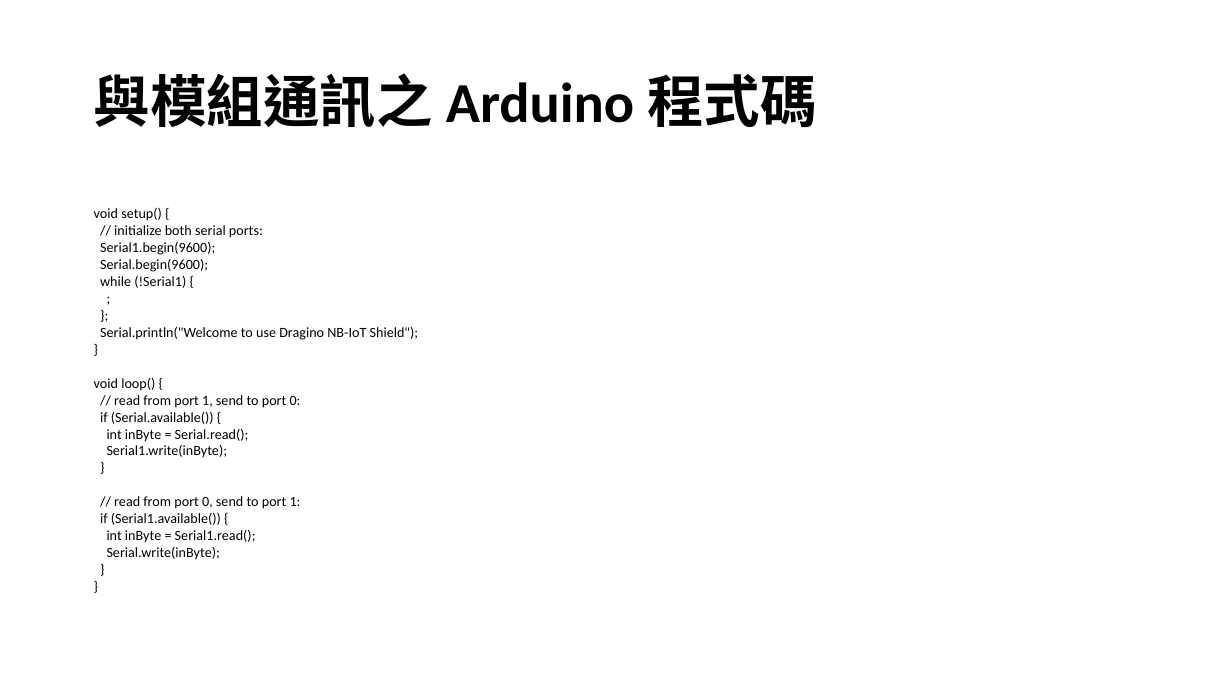
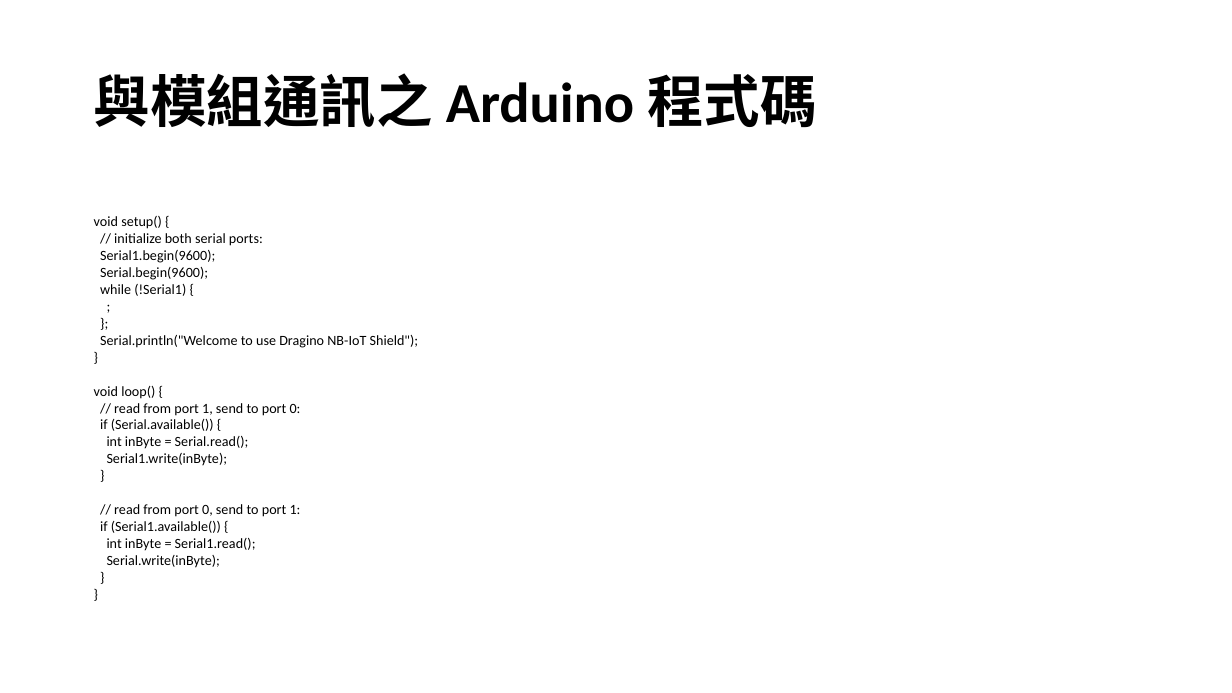
Before and after one commit to pickuse2013/bc95b8_nbiot_study, a slide deck: slide 5 of SIM7020E.pptx. Drawn at 1232x693 pixels with LibreOffice and Linux fonts; fonts in the diff are those of the drawing. Boxes give left, top, right and bottom in pixels: in the first picture for what was removed or moved away, otherwise in the second. Text is boxed around its words. In the diff, an @@ line names an element or a change of style, - is before the commit and + after.

```diff
--- a/SIM7020E.pptx
+++ b/SIM7020E.pptx
@@ text "void setup() {": place and size @@
-text "void setup() {" at [94, 208, 419, 560]
+text "void setup() {" at [94, 216, 419, 568]
```
Also in this commit, not shown: 2 other slides changed, 4 other files.
